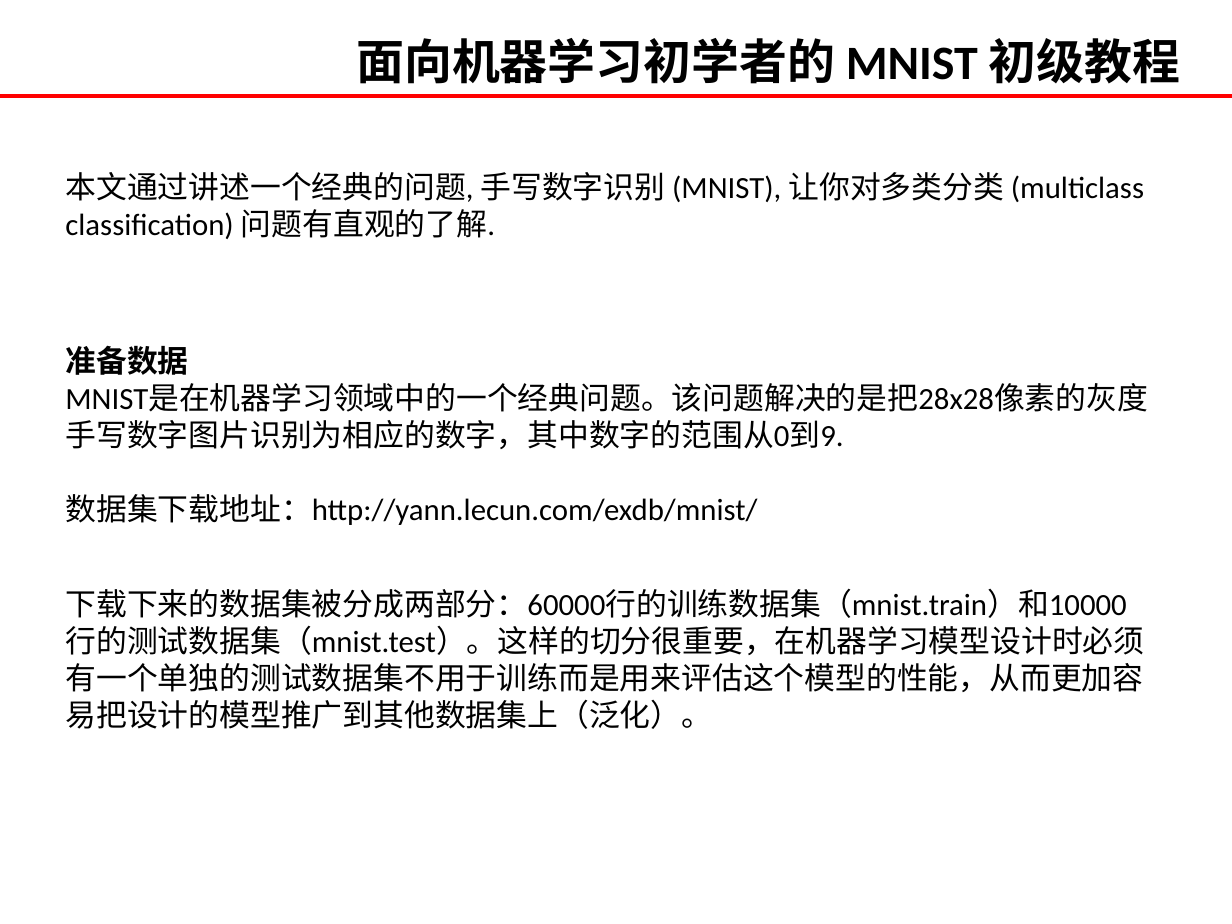
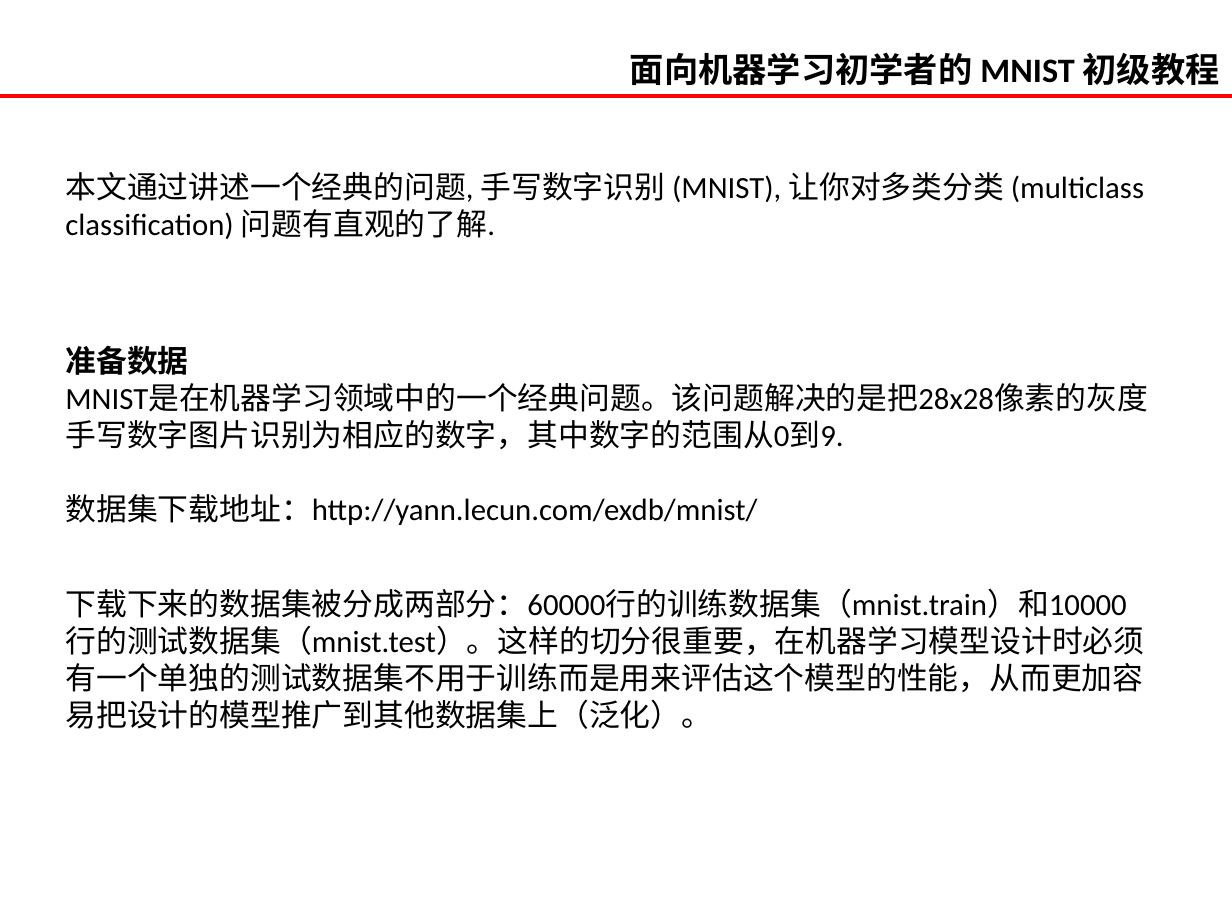
Before and after one commit to jaysoncho92/learn_tensorflow, a slide deck: slide 6 of TensorFlow入门.pptx. Drawn at 1232x924 pixels with LibreOffice and Linux fonts; fonts in the diff are those of the drawing. Boxes give left, top, right and bottom in pixels: in the first picture for what was removed or moved away, otherwise in the second. Text is boxed around its words. In the diff, an @@ line names an element or a change of style, - is before the commit and + after.

```diff
--- a/TensorFlow入门.pptx
+++ b/TensorFlow入门.pptx
@@ text "面向机器学习初学者的 MNIST 初级教程": place and size @@
-text "面向机器学习初学者的 MNIST 初级教程" at (356,38,1180,84)
+text "面向机器学习初学者的 MNIST 初级教程" at (630,52,1220,85)
@@ text "面向机器学习初学者的 MNIST 初级教程" at (630,52,1220,85): size 28 to 20 pt; alignment left to right @@
```
Also in this commit, not shown: 8 other slides changed, 2 slides added, 2 slides removed, 4 other files.
